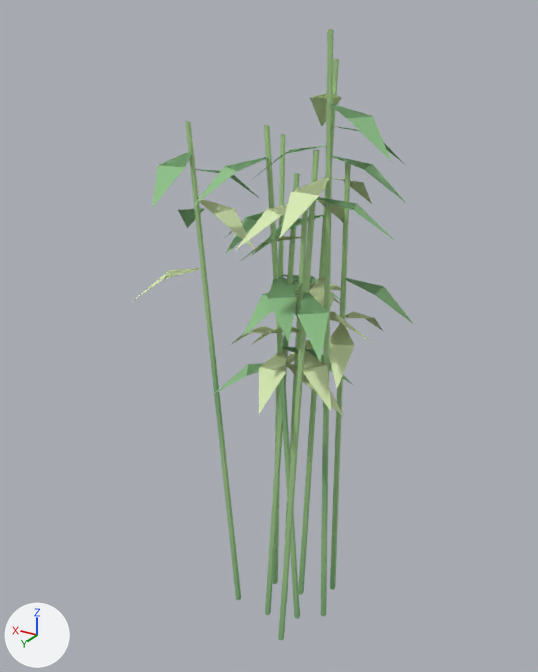
Before and after pictures for a commit that changed the glTF model assets/models/env/bamboo_cluster.glb.
Camera for both pictures: a camera (50 mm lens) standing at (-5.34, 9.77, 10.4) and looking at (0.58, -0.1, 5.47). The lights are fixed; the arrows at lower left show +X, +Y and +Z. The picture after the commit comes second. Vertices at exactly the same position are counted once.

Names of what the first picture shows: 'Bamboo'.
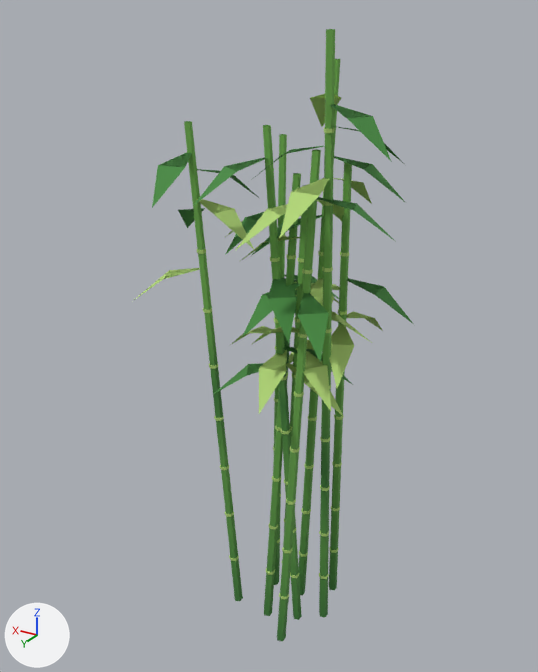
Boxes [x1, y1, x2, y2] around the edits, measured in the pictures (538 x 672 px; the box of a moved part takes in the faces that stretch with it):
'Bamboo', reshaped
    before: [134, 29, 413, 640]
    after: [134, 29, 413, 642]
part 1 of me_bamboo, moved or reshaped
    before: [284, 208, 308, 596]
    after: [283, 185, 308, 602]
part 2 of me_bamboo, moved or reshaped
    before: [264, 125, 300, 619]
    after: [263, 125, 302, 620]
part 3 of me_bamboo, moved or reshaped
    before: [298, 59, 339, 595]
    after: [299, 59, 340, 596]
part 4 of me_bamboo, moved or reshaped
    before: [265, 173, 300, 615]
    after: [264, 173, 301, 616]
part 5 of me_bamboo, rebuilt
    before: [185, 121, 241, 600]
    after: [184, 121, 243, 601]
part 6 of me_bamboo, rebuilt (9% wider)
    before: [330, 162, 351, 590]
    after: [329, 162, 352, 590]
part 7 of me_bamboo, rebuilt (7% wider)
    before: [278, 150, 319, 640]
    after: [277, 149, 321, 642]
part 8 of me_bamboo, rebuilt (15% wider)
    before: [273, 134, 285, 584]
    after: [273, 134, 287, 585]
part 9 of me_bamboo, rebuilt (21% wider)
    before: [321, 29, 334, 617]
    after: [319, 29, 335, 617]
part 10 of me_bamboo, added
    after: [197, 128, 349, 397]
part 11 of me_bamboo, added
    after: [214, 397, 343, 599]
part 12 of me_bamboo, recoloured (darker)
    both: [137, 94, 413, 417]

Patch to the scene script:
```diff
--- a/assets/models/env/bamboo_cluster.glb.py
+++ b/assets/models/env/bamboo_cluster.glb.py
@@ me_bamboo @@
 # used by ob_bamboo; location = (0.0, 0.0, 0.0)
-me_bamboo.from_pydata(...)  # 540 vertices, 765 faces; spans x -1.83..2.49, y -1.92..1.78, z 0.0..10.24
+me_bamboo.from_pydata(...)  # 1332 vertices, 2085 faces; spans x -1.83..2.49, y -1.92..1.78, z 0.0..10.24
+# me_bamboo part 1: the loose piece of 35 vertices spanning x -0.25..0.24, y -0.06..0.21, z 0.0..8.12 is multiplied about its middle by the matrix ((1.479, 0.0, 0.023), (0.0, 1.479, -0.01), (0.0, 0.0, 1.0)), then moved by (0.01, 0.0, 0.0)
+# me_bamboo part 2: the loose piece of 35 vertices spanning x -0.26..0.39, y 0.14..0.4, z 0.0..8.96 is multiplied about its middle by the matrix ((1.479, 0.0, -0.03), (0.0, 1.479, -0.009), (0.0, 0.0, 1.0))
+# me_bamboo part 3: the loose piece of 35 vertices spanning x -0.44..0.09, y -0.45..-0.25, z 0.0..9.85 is multiplied about its middle by the matrix ((1.479, 0.0, 0.021), (0.0, 1.479, -0.005), (0.0, 0.0, 1.0)), then moved by (0.01, 0.0, 0.0)
+# me_bamboo part 4: the loose piece of 35 vertices spanning x -0.01..0.37, y -0.01..0.46, z 0.0..8.25 is multiplied about its middle by the matrix ((1.479, 0.0, 0.017), (0.0, 1.479, 0.021), (0.0, 0.0, 1.0)), then moved by (0.01, 0.0, 0.0)
+# me_bamboo part 5: the loose piece of 35 vertices spanning x 0.95..1.61, y 0.31..0.64, z 0.0..8.96 is rebuilt with 35 vertices and now spans x 0.93..1.63, y 0.28..0.66, z 0.0..8.96
+# me_bamboo part 6: the loose piece of 35 vertices spanning x -0.64..-0.38, y -0.9..-0.35, z 0.0..8.44 is rebuilt with 35 vertices and now spans x -0.66..-0.35, y -0.92..-0.33, z 0.0..8.44
+# me_bamboo part 7: the loose piece of 35 vertices spanning x -0.6..-0.16, y 0.51..0.87, z 0.0..8.72 is rebuilt with 35 vertices and now spans x -0.61..-0.13, y 0.49..0.89, z 0.0..8.72
+# me_bamboo part 8: the loose piece of 35 vertices spanning x 0.57..0.86, y -0.96..-0.34, z 0.0..8.64 is rebuilt with 35 vertices and now spans x 0.55..0.88, y -0.98..-0.31, z 0.0..8.64
+# me_bamboo part 9: the loose piece of 35 vertices spanning x -0.76..-0.55, y -0.16..0.59, z 0.0..10.24 is rebuilt with 35 vertices and now spans x -0.77..-0.53, y -0.19..0.61, z 0.0..10.24
+# me_bamboo part 10: 240 vertices added at x -0.77..1.5, y -0.9..0.74, z 4.96..9.01
+# me_bamboo part 11: 240 vertices added at x -0.73..1.32, y -0.88..0.87, z 0.97..4.02
+# me_bamboo part 12: 225 kept faces spanning x -1.83..2.49, y -1.92..1.78, z 4.57..9.47 get new vertex colours; the middle colour goes from green #dbedb6 to green #b4d878
+# other edits to the shape of me_bamboo do not show in these pictures
 me_bamboo.materials.append(mat_vk_vcol)
```
